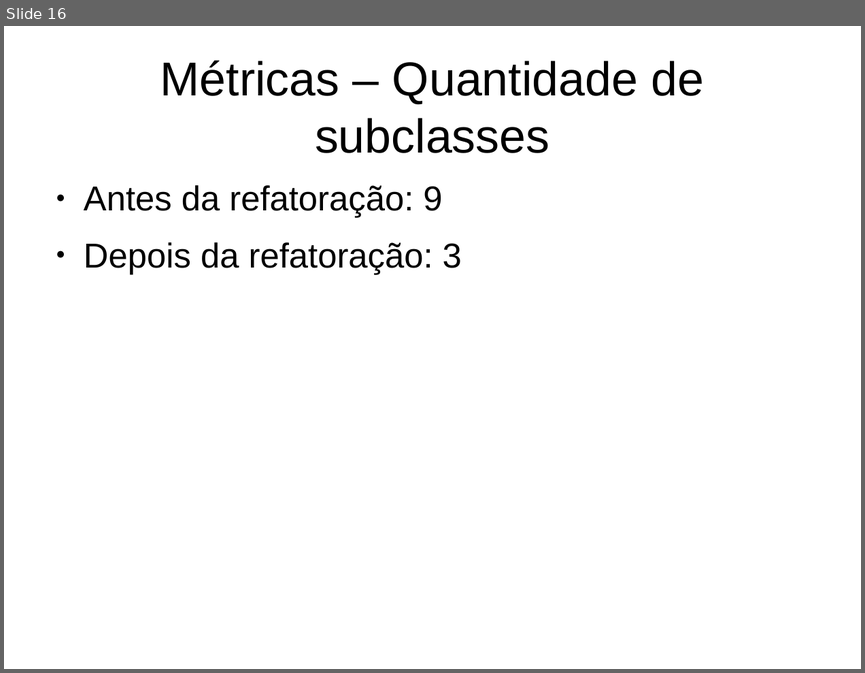
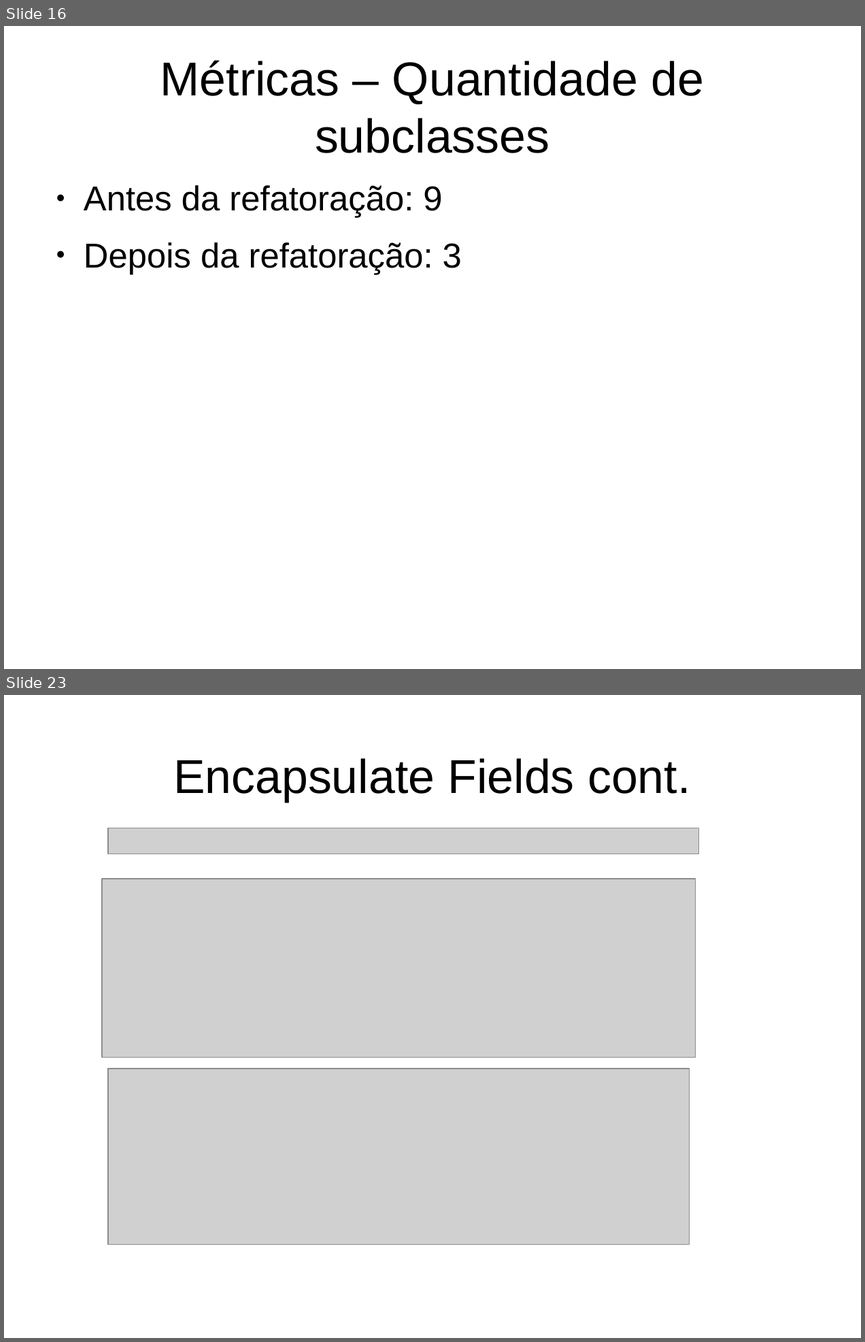
Before and after one commit to gusmaoFelipe/imageMap, a slide deck: apresentacaoFinal/apresentacao2.odp. Shown one above the other, each under a label of ours: slide 16 before the commit, slides 16 and 23 after it; the slides between them are not shown. The pictures are 865x673 and 865x1342 pixels, drawn with LibreOffice and Linux fonts; fonts in the diff are those of the drawing; grey boxes stand for pictures. Boxes give left, top, right and bottom in pixels: in the first picture for what was removed or moved away, otherwise in the second. Text is boxed around its words. In the diff, an @@ line names an element or a change of style, - is before the commit and + after.

```diff
--- a/apresentacaoFinal/apresentacao2.odp
+++ b/apresentacaoFinal/apresentacao2.odp
@@ slide 23 added at (x1=4, y1=695, x2=861, y2=1338), background #FFFFFF @@
@@ title added at (x1=173, y1=758, x2=690, y2=802), 44 pt, text #000000 @@
+Encapsulate Fields cont.
@@ picture added at (x1=108, y1=828, x2=699, y2=853) @@
@@ picture added at (x1=102, y1=879, x2=696, y2=1057) @@
@@ picture added at (x1=108, y1=1068, x2=689, y2=1244) @@
```
Also in this commit, not shown: 1 slide changed, 9 other slides added, 11 other files.
